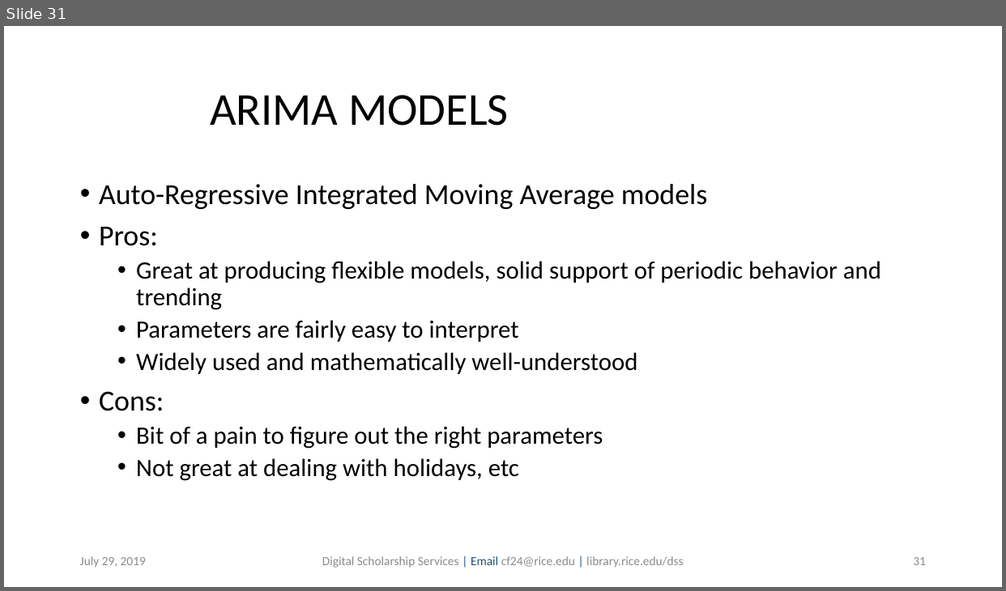
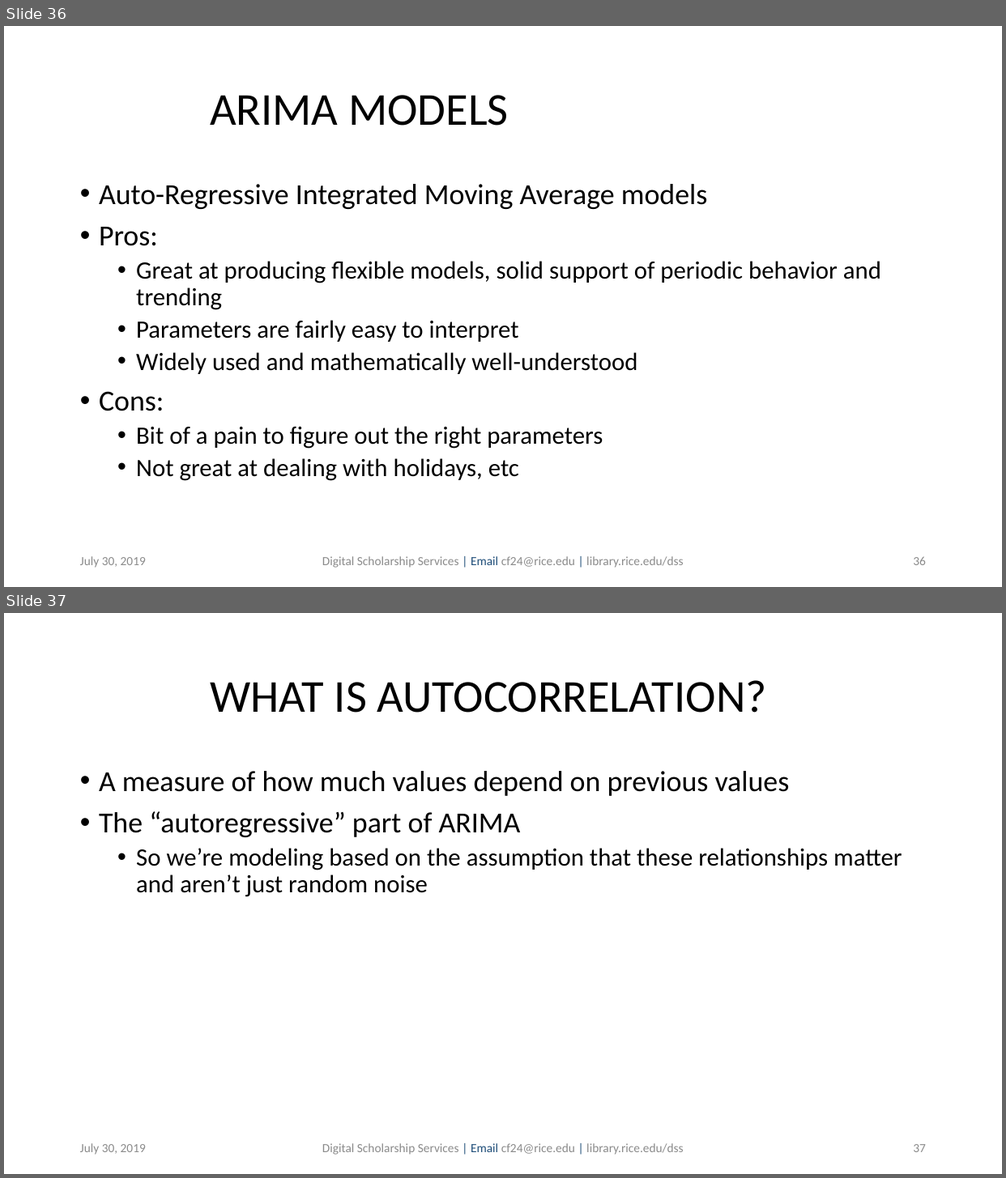
Before and after one commit to bakitybacon/rice-data-and-donuts, a slide deck: tsa/Introduction to Time Series Analysis.pptx. Shown one above the other, each under a label of ours: slide 31 before the commit, slides 36 and 37 after it. The pictures are 1006x591 and 1006x1178 pixels, drawn with LibreOffice and Linux fonts; fonts in the diff are those of the drawing; background and template pictures are left out. Boxes give left, top, right and bottom in pixels: in the first picture for what was removed or moved away, otherwise in the second. Text is boxed around its words. In the diff, an @@ line names an element or a change of style, - is before the commit and + after.

```diff
--- a/tsa/Introduction to Time Series Analysis.pptx
+++ b/tsa/Introduction to Time Series Analysis.pptx
@@ slide 37 added at (4, 613, 1002, 1174), background #FFFFFF @@
@@ title added at (210, 680, 767, 713), 44 pt, text #000000 @@
+WHAT IS AUTOCORRELATION?
@@ text added at (99, 771, 901, 897), 24 pt, text #000000 @@
+• A measure of how much values depend on previous values
+• The “autoregressive” part of ARIMA
+  • So we’re modeling based on the assumption that these relationships matter and aren’t just random noise
@@ text added at (80, 1144, 146, 1155), 12 pt, text #8C8C8C @@
+July 30, 2019
@@ text added at (322, 1144, 683, 1155), 12 pt, text #8C8C8C @@
+Digital Scholarship Services | Email cf24@rice.edu | library.rice.edu/dss
@@ page number added at (913, 1144, 926, 1152), 12 pt, text #8C8C8C @@
+37
@@ what was slide 31 is now slide 36 @@
@@ slide 36 changed as well @@
@@ text at (80, 557, 146, 568): text changed @@
-July 29, 2019
+July 30, 2019
@@ page number at (913, 557, 926, 565): text changed @@
-31
+36
```
Also in this commit, not shown: 39 other slides changed, 8 other slides added.
